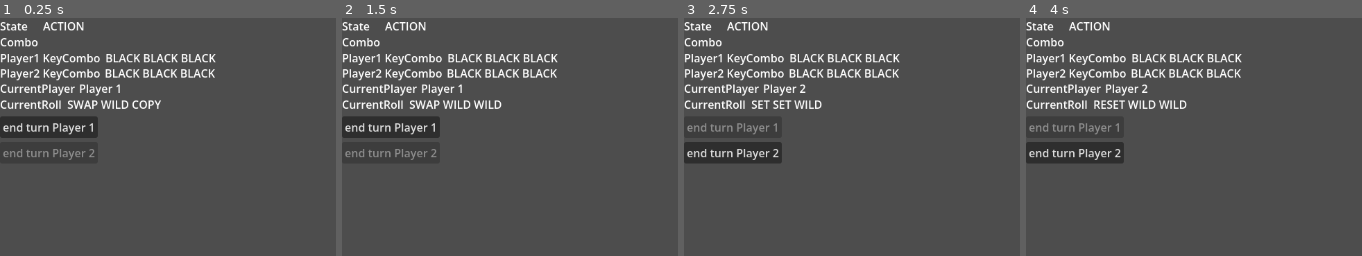
Above: before the commit, frames 1-4 (left to right).
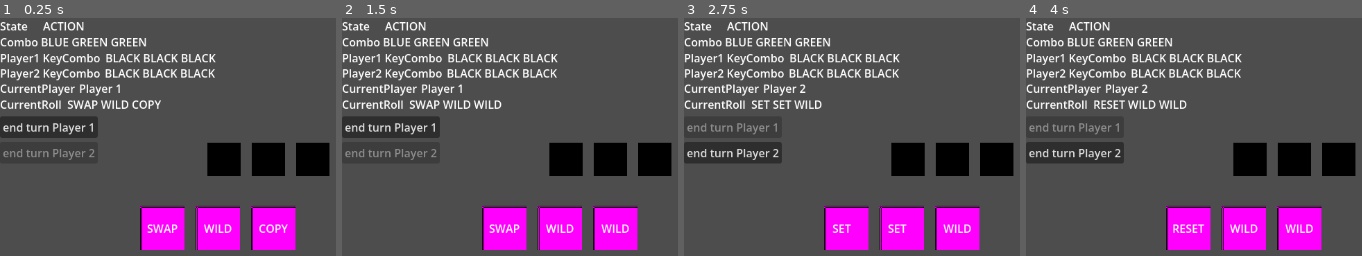
Above: after the commit, the same moments.

Repository: KevinStirling/black_ice
Game: Godot game, scene res://test.tscn
The game is run twice, just before and just after one commit, with the same random seed, the same clock (stepped at 60 frames per second) and the same inputs. The project has no main scene, so this scene is started directly.
Inputs:
- Up to frame 1 (0.25 s): no input
- Up to frame 2 (1.5 s): click "end turn Player 1" at 0.5 s; click "end turn Player 2" at 1.25 s
- Up to frame 3 (2.75 s): click "end turn Player 1" at 2 s
- Up to frame 4 (4 s): click "end turn Player 2" at 2.75 s; click "end turn Player 1" at 3.5 s

The runs differ from the first frame. In frame 1, 12% of the frame differs, in the area x 12-99%, y 8-98%; in frame 2, 12%; in frame 3, 12%; in frame 4, 12%.

Commit message:
feature: views for dice and combo

Diff:
--- /dev/null
+++ b/scenes/ComboPiece.tscn
@@ -0,0 +1,6 @@
+[gd_scene format=3 uid="uid://co4bkno3sqa6j"]
+
+[ext_resource type="Script" path="res://scripts/combo_piece.gd" id="1_k8h7d"]
+
+[node name="ComboPiece" type="Sprite2D" unique_id=279137695]
+script = ExtResource("1_k8h7d")
--- /dev/null
+++ b/scenes/ComboSlot.tscn
@@ -0,0 +1,10 @@
+[gd_scene format=3 uid="uid://cjyy462sdev5q"]
+
+[sub_resource type="PlaceholderTexture2D" id="PlaceholderTexture2D_bk7jt"]
+size = Vector2(48, 48)
+
+[node name="ComboSlot" type="Node2D" unique_id=323704551]
+
+[node name="Sprite2D" type="Sprite2D" parent="." unique_id=2069697450]
+self_modulate = Color(0, 0, 0, 1)
+texture = SubResource("PlaceholderTexture2D_bk7jt")
--- /dev/null
+++ b/scenes/ComboView.tscn
@@ -0,0 +1,6 @@
+[gd_scene format=3 uid="uid://d2fbwo2mm11i3"]
+
+[ext_resource type="Script" uid="uid://cy5i8ay2ob4ia" path="res://scripts/combo_view.gd" id="1_k8h7d"]
+
+[node name="ComboView" type="Node2D" unique_id=822303779]
+script = ExtResource("1_k8h7d")
--- /dev/null
+++ b/scenes/DiceView.tscn
@@ -0,0 +1,6 @@
+[gd_scene format=3 uid="uid://bjsfkce6xc4jy"]
+
+[ext_resource type="Script" uid="uid://dm5r0t7jspq8g" path="res://scripts/dice_view.gd" id="1_j67g4"]
+
+[node name="DiceView" type="Node2D" unique_id=1776033335]
+script = ExtResource("1_j67g4")
--- /dev/null
+++ b/scenes/Die.tscn
@@ -0,0 +1,26 @@
+[gd_scene format=3 uid="uid://bv85nw3h1idkj"]
+
+[ext_resource type="Script" uid="uid://bj3wjcifnu0sq" path="res://scripts/die_view.gd" id="1_yax6l"]
+
+[sub_resource type="PlaceholderTexture2D" id="PlaceholderTexture2D_00tp4"]
+size = Vector2(64, 64)
+
+[node name="Die" type="Node2D" unique_id=828395479]
+script = ExtResource("1_yax6l")
+
+[node name="Sprite2D" type="Sprite2D" parent="." unique_id=273818161]
+texture = SubResource("PlaceholderTexture2D_00tp4")
+
+[node name="Label" type="Label" parent="." unique_id=1697103808]
+unique_name_in_owner = true
+anchors_preset = 8
+anchor_left = 0.5
+anchor_top = 0.5
+anchor_right = 0.5
+anchor_bottom = 0.5
+offset_left = -20.0
+offset_top = -11.5
+offset_right = 20.0
+offset_bottom = 11.5
+grow_horizontal = 2
+grow_vertical = 2
--- /dev/null
+++ b/scripts/combo_view.gd
@@ -0,0 +1,21 @@
+class_name ComboView
+extends Node2D
+
+signal slot_selected(index: int)
+
+@export var game_manager: GameManager
+@export var slot_scene: PackedScene
+
+
+func _ready() -> void:
+	game_manager.combo_changed.connect(_on_combo_changed)
+	_on_combo_changed(game_manager.combo)
+
+
+func _on_combo_changed(combo: Array[int]) -> void:
+	for c in get_children():
+		c.queue_free()
+	for i in combo.size():
+		var slot = slot_scene.instantiate()
+		add_child(slot)
+		slot.position.x = i * 64
--- a/scripts/dice.gd
+++ b/scripts/dice.gd
@@ -10,7 +10,7 @@
 	WILD,
 }
 
-var quantity: int = 3
+@export var quantity: int = 3
 
 
 static func format_faces(faces: Array[int]) -> String:
--- /dev/null
+++ b/scripts/dice_view.gd
@@ -0,0 +1,26 @@
+class_name DiceView
+extends Node2D
+
+signal die_dropped(die_index: int, slot_index: int)
+
+@export var game_manager: GameManager
+@export var die_scene: PackedScene
+
+var _dice: Array[DieView] = []
+
+
+func _ready() -> void:
+	for i in game_manager.dice.quantity:
+		var d: DieView = die_scene.instantiate()
+		add_child(d)
+		d.position = Vector2(i * 80, 0)
+		d.index = i
+		_dice.append(d)
+	game_manager.roll_changed.connect(_on_roll_changed)
+	_on_roll_changed(game_manager.current_roll)
+
+
+func _on_roll_changed(roll: Array[int]) -> void:
+	for i in _dice.size():
+		print("roll")
+		_dice[i].set_face(roll[i] if i < roll.size() else -1)
--- /dev/null
+++ b/scripts/die_view.gd
@@ -0,0 +1,13 @@
+class_name DieView
+extends Node2D
+
+var index: int
+var face: Dice.Faces
+var _home: Vector2
+
+
+func set_face(f: int) -> void:
+	face = f as Dice.Faces
+	%Label.text = Dice.format_faces([f])
+	print(Dice.format_faces([f]))
+	modulate.a = 1.0 if f >= 0 else 0.3
--- a/scripts/game_manager.gd
+++ b/scripts/game_manager.gd
@@ -27,6 +27,7 @@
 @export var debug: bool = false
 @export var combo_size: int = 3
 @export var players: Array[Player] = []
+@export var dice: Dice
 
 var phase: Phase = Phase.PREGAME:
 	set(value):
@@ -82,15 +83,15 @@
 
 
 func set_combo() -> void:
-	combo.clear()
+	var c: Array[int] = []
 	for i in combo_size:
 		# choose random values from ComboColor range excluding 0 (black means empty)
-		combo.append(randi_range(1, ComboColor.size() - 1))
+		c.append(randi_range(1, ComboColor.size() - 1))
+	combo = c
 
 
 func roll() -> void:
-	current_roll.clear()
-	current_roll = %Dice.roll()
+	current_roll = dice.roll()
 
 
 func _run_turn() -> void:
--- a/test.tscn
+++ b/test.tscn
@@ -4,15 +4,20 @@
 [ext_resource type="Script" uid="uid://1xrcmhm3iqqp" path="res://scripts/player.gd" id="2_8uh7m"]
 [ext_resource type="Script" uid="uid://b0k1bwww7cga2" path="res://scripts/dice.gd" id="3_6uqi0"]
 [ext_resource type="PackedScene" uid="uid://b8ygm6wuweksx" path="res://scenes/PlayerView.tscn" id="4_ykrsh"]
-[ext_resource type="Script" path="res://scripts/debug_view.gd" id="5_dbgvw"]
+[ext_resource type="Script" uid="uid://wvrd5u5pioem" path="res://scripts/debug_view.gd" id="5_dbgvw"]
+[ext_resource type="PackedScene" uid="uid://d2fbwo2mm11i3" path="res://scenes/ComboView.tscn" id="6_g14j6"]
+[ext_resource type="PackedScene" uid="uid://cjyy462sdev5q" path="res://scenes/ComboSlot.tscn" id="7_vbegm"]
+[ext_resource type="PackedScene" uid="uid://bjsfkce6xc4jy" path="res://scenes/DiceView.tscn" id="8_ehkex"]
+[ext_resource type="PackedScene" uid="uid://bv85nw3h1idkj" path="res://scenes/Die.tscn" id="9_xersf"]
 
 [node name="Node2D" type="Node2D" unique_id=823096755]
 
-[node name="GameManager" type="Node" parent="." unique_id=97041676 node_paths=PackedStringArray("players")]
+[node name="GameManager" type="Node" parent="." unique_id=97041676 node_paths=PackedStringArray("players", "dice")]
 unique_name_in_owner = true
 script = ExtResource("1_37kl0")
 debug = true
 players = [NodePath("Player1"), NodePath("Player2")]
+dice = NodePath("Dice")
 
 [node name="DebugLabel" type="Node2D" parent="GameManager" unique_id=1977153529 node_paths=PackedStringArray("game_manager", "dice")]
 unique_name_in_owner = true
@@ -97,26 +102,34 @@
 offset_right = 137.0
 offset_bottom = 23.0
 
-[node name="Player1" type="Node" parent="GameManager" unique_id=1113075092 node_paths=PackedStringArray("end_turn_button")]
+[node name="Dice" type="Node" parent="GameManager" unique_id=2143775409]
+unique_name_in_owner = true
+script = ExtResource("3_6uqi0")
+
+[node name="Player1" type="Node" parent="GameManager" unique_id=1113075092]
 script = ExtResource("2_8uh7m")
-end_turn_button = NodePath("")
 
 [node name="PlayerView" parent="GameManager/Player1" unique_id=2098282211 node_paths=PackedStringArray("player") instance=ExtResource("4_ykrsh")]
 offset_top = 142.0
 offset_bottom = 142.0
 player = NodePath("..")
 
-[node name="Player2" type="Node" parent="GameManager" unique_id=1737283758 node_paths=PackedStringArray("end_turn_button")]
+[node name="Player2" type="Node" parent="GameManager" unique_id=1737283758]
 script = ExtResource("2_8uh7m")
 display_name = "Player 2"
 is_cpu = true
-end_turn_button = NodePath("")
 
 [node name="PlayerView" parent="GameManager/Player2" unique_id=154700629 node_paths=PackedStringArray("player") instance=ExtResource("4_ykrsh")]
 offset_top = 179.0
 offset_bottom = 179.0
 player = NodePath("..")
 
-[node name="Dice" type="Node" parent="GameManager" unique_id=2143775409]
-unique_name_in_owner = true
-script = ExtResource("3_6uqi0")
+[node name="ComboView" parent="GameManager" unique_id=822303779 node_paths=PackedStringArray("game_manager") instance=ExtResource("6_g14j6")]
+position = Vector2(323, 204)
+game_manager = NodePath("..")
+slot_scene = ExtResource("7_vbegm")
+
+[node name="DiceView" parent="GameManager" unique_id=1776033335 node_paths=PackedStringArray("game_manager") instance=ExtResource("8_ehkex")]
+position = Vector2(234, 303)
+game_manager = NodePath("..")
+die_scene = ExtResource("9_xersf")
Not shown, added: scripts/combo_view.gd.uid
Not shown, added: scripts/dice_view.gd.uid
Not shown, added: scripts/die_view.gd.uid
